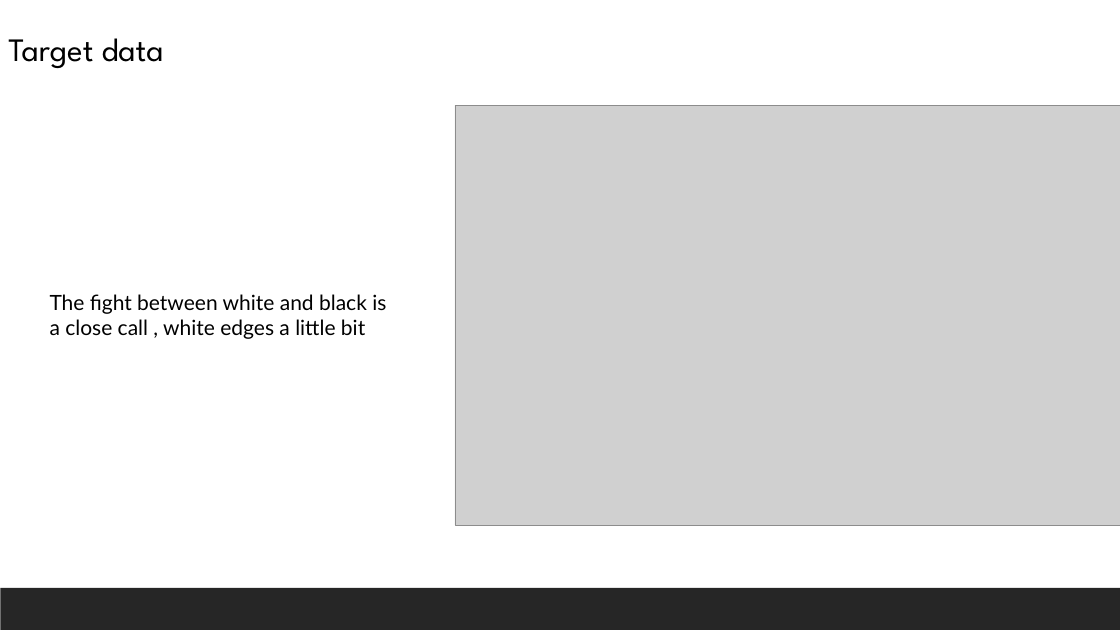
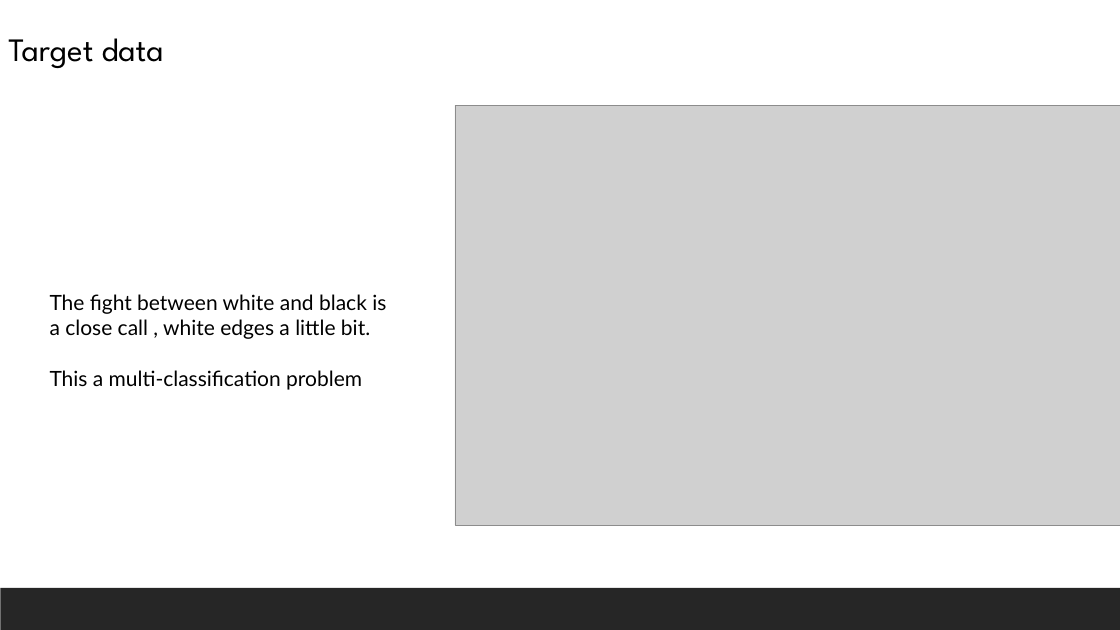
Before and after one commit to salemeid/Tuwaiq-DS-my-project, a slide deck: slide 8 of My_presentation_chess.pptx. Drawn at 1120x630 pixels with LibreOffice and Linux fonts; fonts in the diff are those of the drawing; grey boxes stand for pictures. Boxes give left, top, right and bottom in pixels: in the first picture for what was removed or moved away, otherwise in the second. Text is boxed around its words. In the diff, an @@ line names an element or a change of style, - is before the commit and + after.

```diff
--- a/My_presentation_chess.pptx
+++ b/My_presentation_chess.pptx
@@ text at [50,294,386,390]: text changed @@
-The fight between white and black is a close call , white edges a little bit
+The fight between white and black is a close call , white edges a little bit.
+This a multi-classification problem
```
Also in this commit, not shown: 2 other slides changed, 1 other file.
